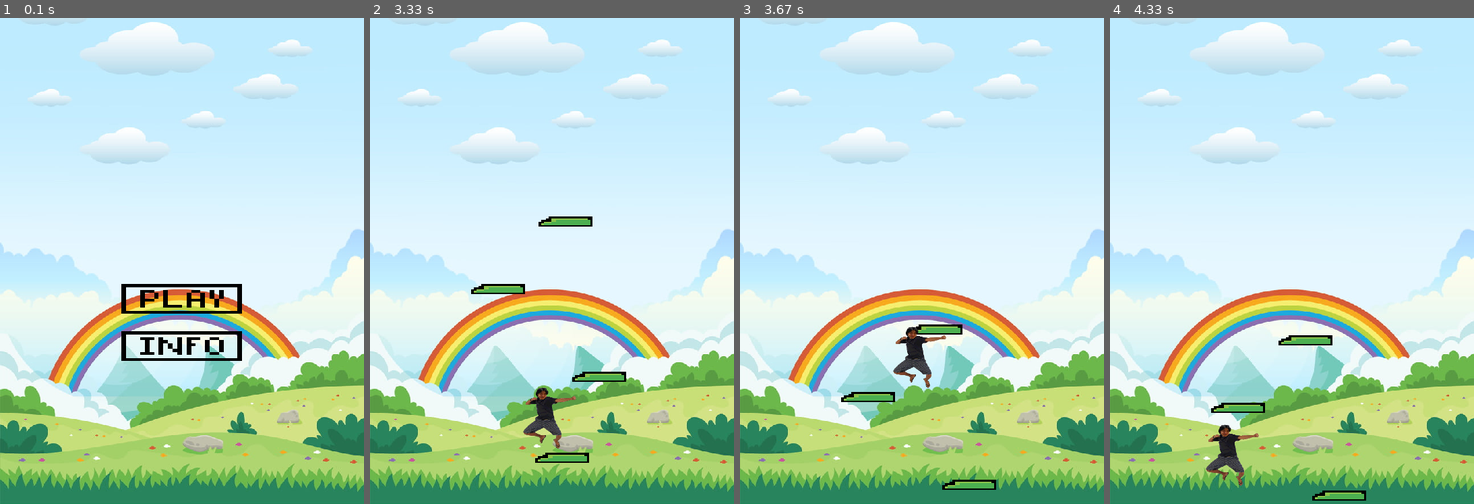
Above: before the commit, frames 1-4 (left to right).
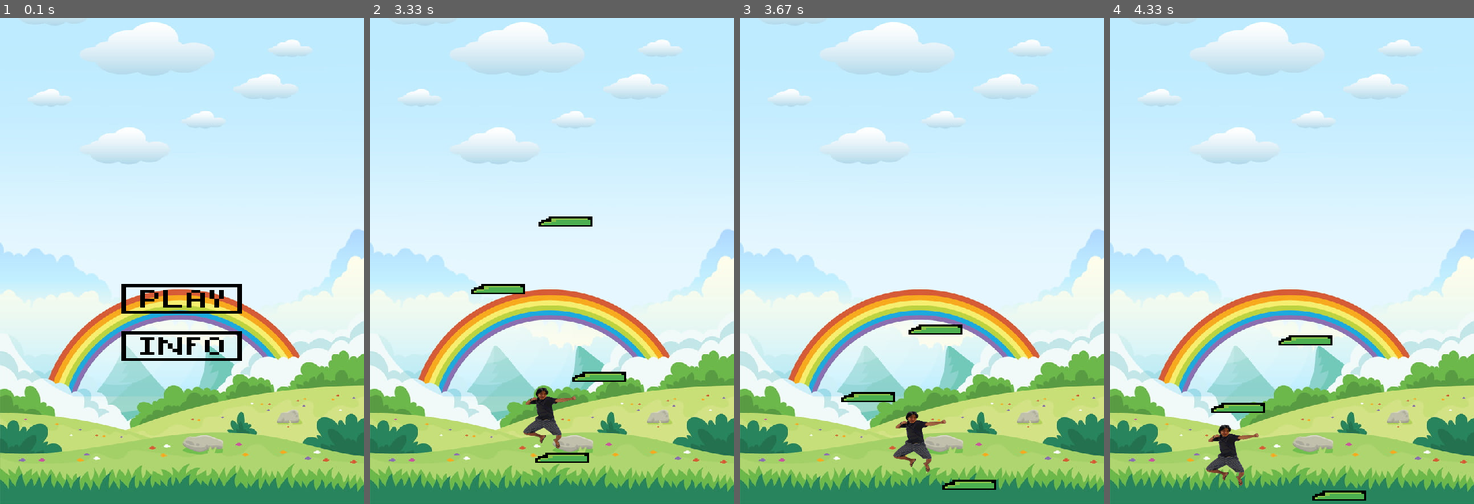
Above: after the commit, the same moments.

Repository: insper-classroom/devlife-23-1-projeto-pygame-henrique-junqueira-luca-feltrin
Game: pygame game, started from jogo.py
The game is run twice, just before and just after one commit, with the same random seed, the same clock (stepped at 60 frames per second) and the same inputs.
Inputs (mouse positions are in pixels of both pictures, inside the frame that each line leads up to):
- Up to frame 1 (0.1 s): no input
- Up to frame 2 (3.33 s): tap Space at 0.33 s; click (537, 280) at 0.72 s; hold D 1-1.47 s; hold W 1.5-1.8 s; hold D 1.83-2.3 s; hold A 2.33-2.87 s; hold A 2.9-3.3 s
- Up to frame 3 (3.67 s): hold W from 3.33 s (still down)
- Up to frame 4 (4.33 s): release W at 3.7 s; hold D from 3.73 s (still down)

Frames 1-2 are identical in both runs. In frame 3, 1.3% of the frame differs, in the area x 42-57%, y 63-94%; in frame 4, nothing differs.

Commit message:
coliso feita

Diff:
--- a/classes.py
+++ b/classes.py
@@ -36,7 +36,8 @@
             'toshi':imagem_toshi,
             't0' : 0,
             'tempo': 0,
-            'colidiu': True
+            'colidiu': True,
+            'altura': 0
         }
 
         with open('plataformas.txt','r') as arquivo:
@@ -56,11 +57,19 @@
 
         mouse_pos = pygame.mouse.get_pos()
 
+        altura1 = self.personagem.rect.y
+        if altura1 == self.assets['altura']:
+            pode_pular = True
+        else:
+            pode_pular = False
+        self.assets['altura'] = self.personagem.rect.y
+
         for event in pygame.event.get():
             if event.type == pygame.MOUSEBUTTONDOWN:
                 if self.assets['rect_play'].collidepoint(mouse_pos):
                     self.state['tela_inicio'] = False
                     self.state['tela_jogo'] = True
+
 
             if event.type == pygame.KEYDOWN:
                 if event.key == pygame.K_a:
@@ -69,7 +78,7 @@
                     self.personagem.velocidade +=800
                 if event.key == pygame.K_w:
                     self.state['desce_tela'] = True
-                if event.key == pygame.K_SPACE and self.personagem.rect.y <= 599 or self.assets['colidiu'] == True :
+                if event.key == pygame.K_SPACE and pode_pular :
                     self.state['pulou'] = True
                     self.personagem.gravidade = -15
 
@@ -104,8 +113,6 @@
 
 
         self.personagem.muda_posicao()
-
-        print(self.personagem.gravidade)
 
         return True
 
